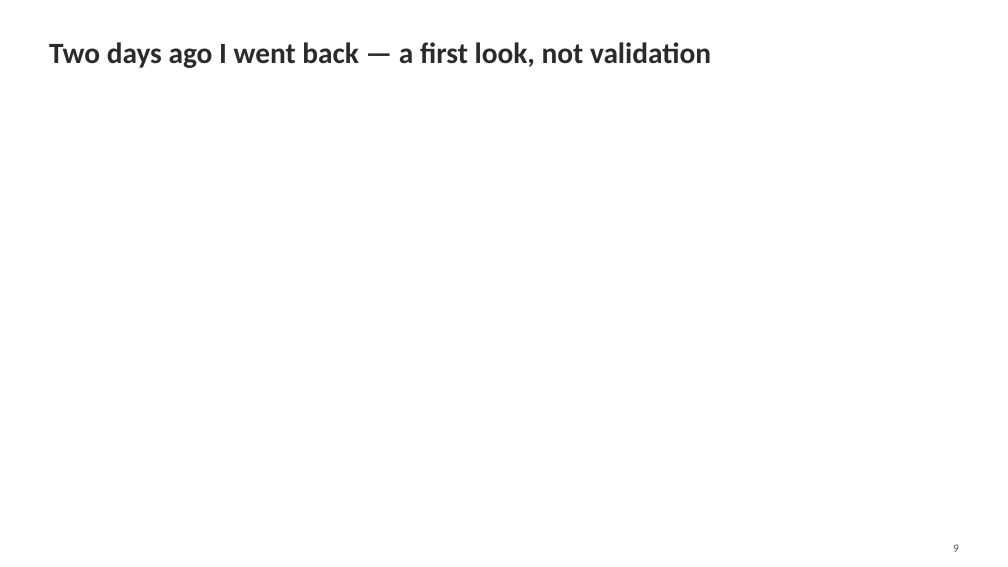
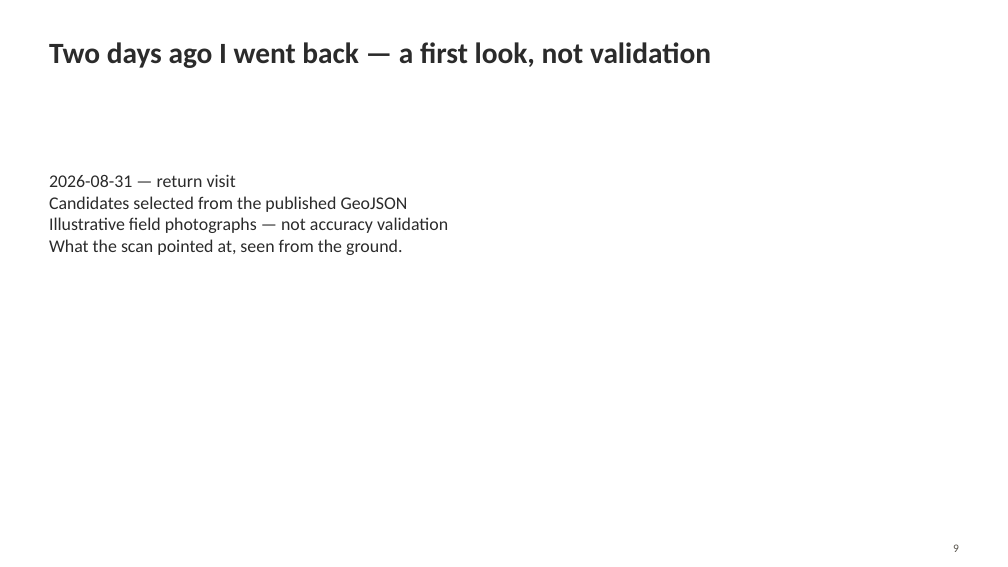
Before and after one commit to mopinfish/geo-laboratory, a slide deck: slide 9 of docs/presentations/exp002_kitagi_foss4g2026_presentation.pptx. Drawn at 1008x567 pixels with LibreOffice and Linux fonts; fonts in the diff are those of the drawing. Boxes give left, top, right and bottom in pixels: in the first picture for what was removed or moved away, otherwise in the second. Text is boxed around its words. In the diff, an @@ line names an element or a change of style, - is before the commit and + after.

```diff
--- a/docs/presentations/exp002_kitagi_foss4g2026_presentation.pptx
+++ b/docs/presentations/exp002_kitagi_foss4g2026_presentation.pptx
@@ text added at <box>49,174,448,255</box>, 17 pt, text #2B2B2B @@
+2026-08-31 — return visit
+Candidates selected from the published GeoJSON
+Illustrative field photographs — not accuracy validation
+What the scan pointed at, seen from the ground.
```
Also in this commit, not shown: 11 other slides changed, 2 other files.
